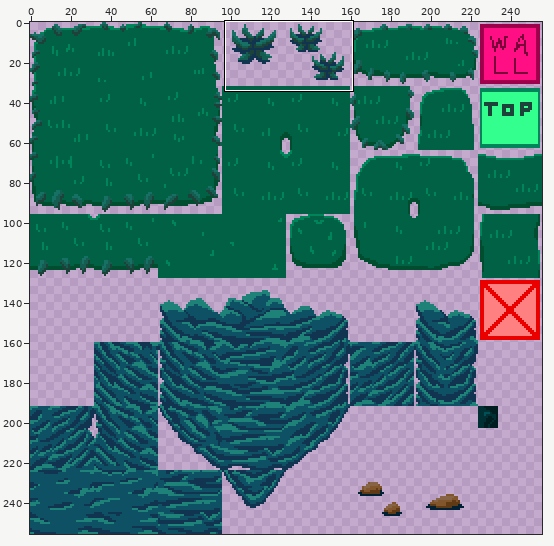
File history of a sprite sheet, Assets/Maps/Tilesets/images/forest-terrain.png. Above, an overview of the earlier version with the close-up marked.
Close-up. As it was:
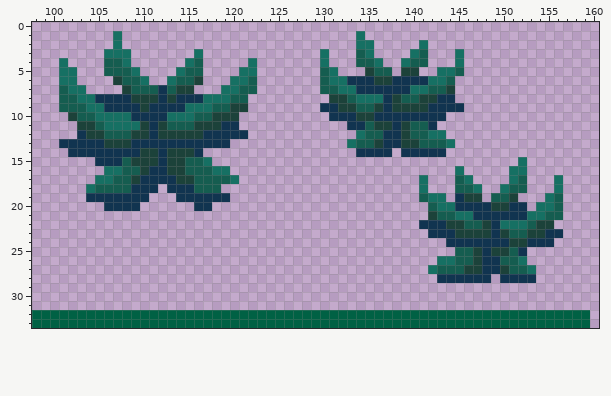
The file is 256x256 pixels. Shown: x 98..160, y 0..33.
The result:
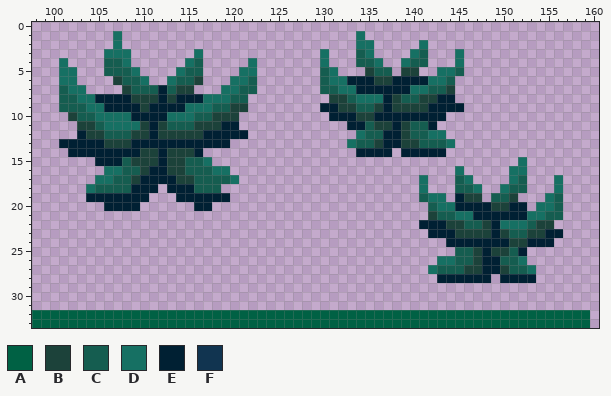
Palette (. is transparent): A #006144  B #1c423a  C #155d50  D #167063  E #002033  F #113450
The exact change:
y 6: x 133..135 FFF -> EEE; x 138..141 FFFF -> EEEE
y 7: x 112 F -> E; x 134..139 FFFFFF -> EEEEEE
y 8: x 105..108 FFFF -> EEEE; x 112 F -> E; x 114..116 FFF -> EEE; x 137 F -> E; x 143..144 FF -> EE
y 9: x 106..109 FFFF -> EEEE; x 111..114 FFFF -> EEEE; x 130..131 FF -> EE; x 137 F -> E; x 142..145 FFFF -> EEEE
y 10: x 109..112 FFFF -> EEEE; x 131..133 FFF -> EEE; x 136..143 FFFFFFFF -> EEEEEEEE
y 11: x 111 F -> E; x 119..120 FF -> EE; x 133..134 FF -> EE; x 138 F -> E; x 142 F -> E
y 12: x 103 F -> E; x 111 F -> E; x 117..121 FFFFF -> EEEEE; x 137..138 FF -> EE
y 13: x 101..105 FFFFF -> EEEEE; x 109..119 FFFFFFFFFFF -> EEEEEEEEEEE; x 137..138 FF -> EE
y 14: x 102..109 FFFFFFFF -> EEEEEEEE; x 112 F -> E; x 116 F -> E; x 134..137 FFFF -> EEEE; x 139..143 FFFFF -> EEEEE
y 15: x 105..107 FFF -> EEE; x 112 F -> E
y 16: x 111..112 FF -> EE
y 17: x 110..113 FFFF -> EEEE
y 18: x 109..111 FFF -> EEE; x 113..115 FFF -> EEE
y 19: x 104..110 FFFFFFF -> EEEEEEE; x 114..119 FFFFFF -> EEEEEE; x 145 F -> E
y 20: x 106..109 FFFF -> EEEE; x 116..117 FF -> EE; x 145..148 FFFF -> EEEE; x 151..152 FF -> EE
y 21: x 147..152 FFFFFF -> EEEEEE
y 22: x 141..143 FFF -> EEE; x 149 F -> E
y 23: x 142..144 FFF -> EEE; x 149 F -> E; x 155..156 FF -> EE
y 24: x 144..150 FFFFFFF -> EEEEEEE; x 153..155 FFF -> EEE
y 25: x 148 F -> E; x 152 F -> E
y 26..27: x 148..149 FF -> EE
y 28: x 143..148 FFFFFF -> EEEEEE; x 150..153 FFFF -> EEEE
Changed places in both close-ups, as pixel boxes (x1, y1, x2, y2):
changed: (320, 76, 464, 157)
changed: (59, 85, 248, 211)
changed: (419, 193, 563, 283)
